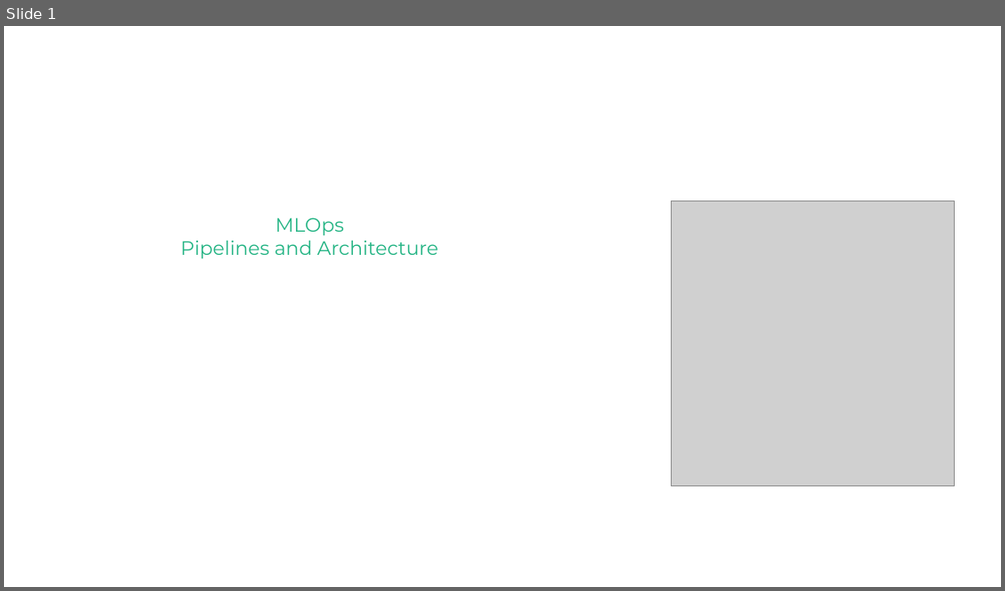
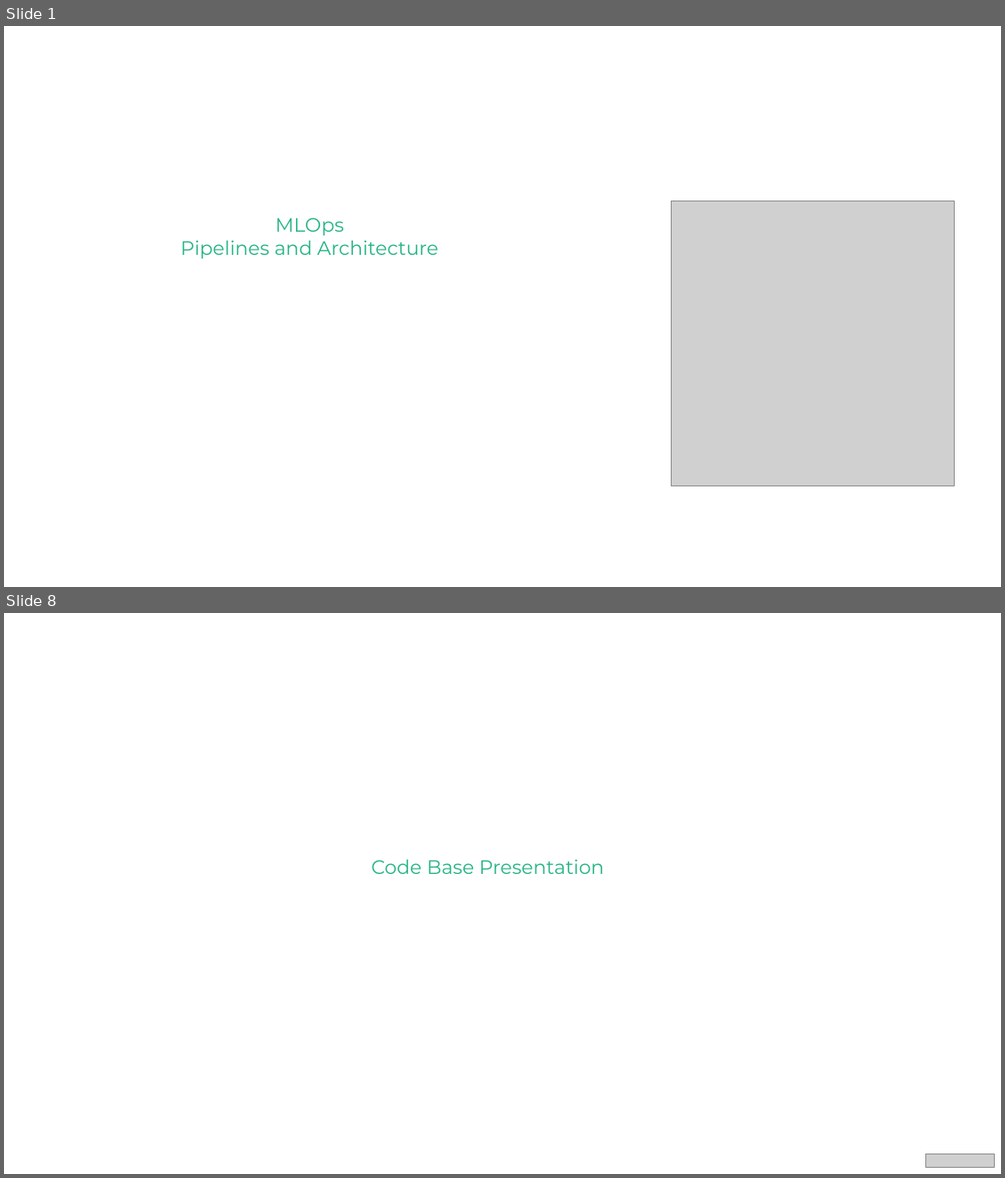
Before and after one commit to ChanCheeKean/MLOps_Pipelines, a slide deck: assets/MLops Deck.pptx. Shown one above the other, each under a label of ours: slide 1 before the commit, slides 1 and 8 after it; the slides between them are not shown. The pictures are 1005x591 and 1005x1178 pixels, drawn with LibreOffice and Linux fonts; fonts in the diff are those of the drawing; grey boxes stand for pictures; background and template pictures are left out. Boxes give left, top, right and bottom in pixels: in the first picture for what was removed or moved away, otherwise in the second. Text is boxed around its words. In the diff, an @@ line names an element or a change of style, - is before the commit and + after.

```diff
--- a/assets/MLops Deck.pptx
+++ b/assets/MLops Deck.pptx
@@ slide 8 added at <box>4,613,1001,1174</box>, background picture (left out) @@
@@ text added at <box>372,860,604,874</box>, 14 pt, text gradient #24B484 to #223D7E @@
+Code Base Presentation
@@ picture added at <box>925,1154,994,1167</box> @@
```
Also in this commit, not shown: 4 slides changed, 2 other slides added, 1 slide removed, 4 other files.
